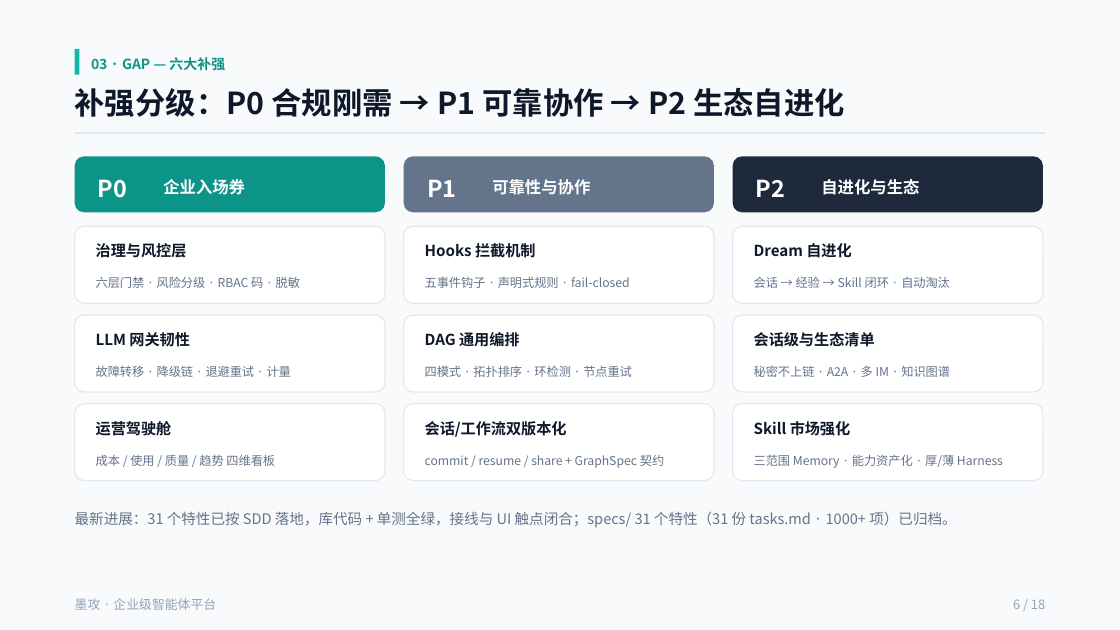
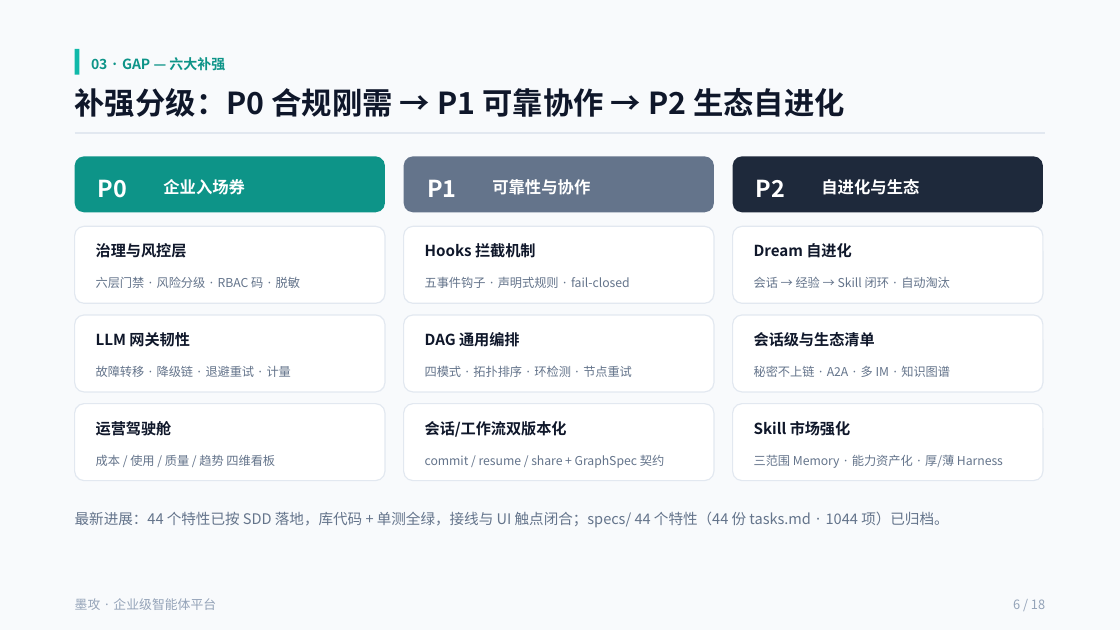
Before and after one commit to cooper2006/mogo, a slide deck: slide 6 of docs/intro-v4.pptx. Drawn at 1120x630 pixels with LibreOffice and Linux fonts; fonts in the diff are those of the drawing. Boxes give left, top, right and bottom in pixels: in the first picture for what was removed or moved away, otherwise in the second. Text is boxed around its words. In the diff, an @@ line names an element or a change of style, - is before the commit and + after.

Commit message:
docs: 刷新 README 与 intro-v4.pptx 对齐 v0.2.5 / 44 特性 / 1044 任务
- README(中/英): 特性计数 31→44、任务 1000+→1044、分组六→七、补 AgentOS 整合批次 032–044 章节与表格
- intro-v4.pptx: 封面 v0.2.4→v0.2.5 / 2026-10-22→2026-10-23；多处 31→44、1000+→1044；注记补 032–044（保持 18 页）

```diff
--- a/docs/intro-v4.pptx
+++ b/docs/intro-v4.pptx
@@ text at <box>75,512,948,527</box>: text changed @@
-最新进展：31 个特性已按 SDD 落地，库代码 + 单测全绿，接线与 UI 触点闭合；specs/ 31 个特性（31 份 tasks.md · 1000+ 项）已归档。
+最新进展：44 个特性已按 SDD 落地，库代码 + 单测全绿，接线与 UI 触点闭合；specs/ 44 个特性（44 份 tasks.md · 1044 项）已归档。
```
Also in this commit, not shown: 4 other slides changed, 2 other files.
